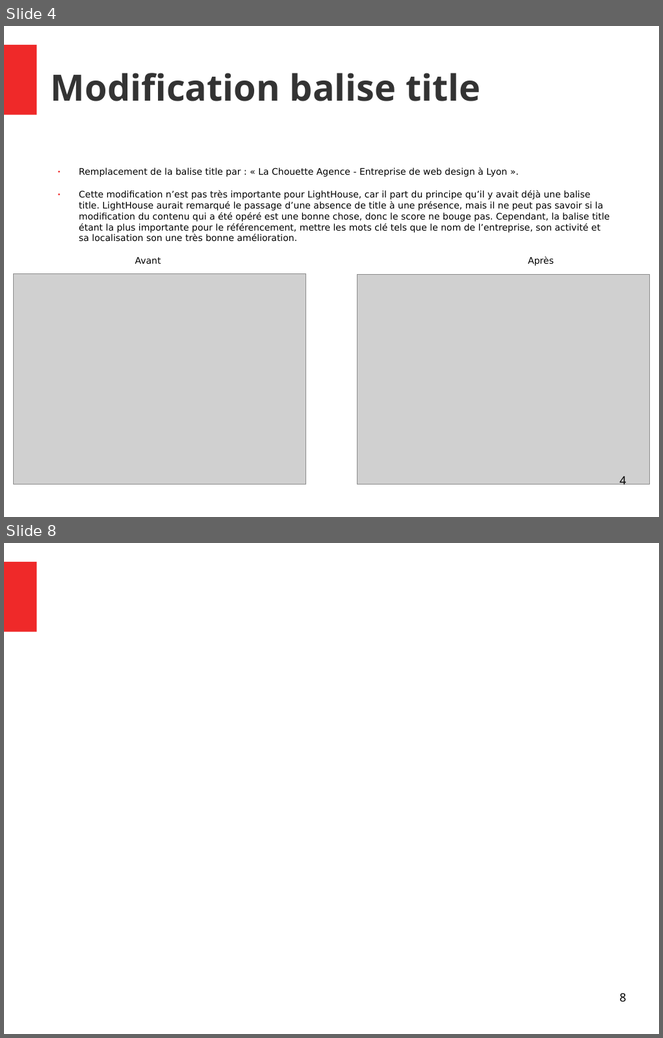
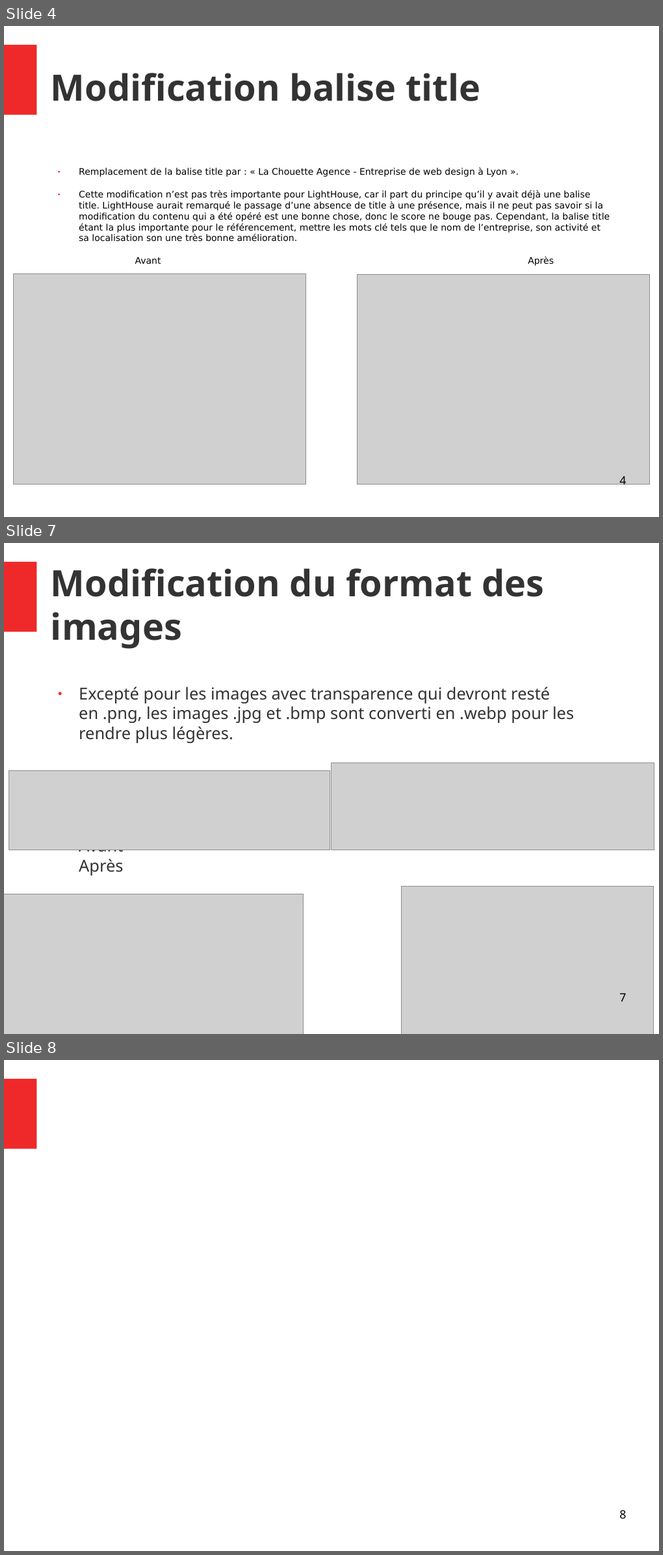
Before and after one commit to Vincent055681/VincentDiRaimondo_4_10052021, a slide deck: audit/Rapport.odp. Shown one above the other, each under a label of ours: slides 4 and 8 before the commit, slides 4, 7 and 8 after it; the slides between them are not shown. The pictures are 663x1038 and 663x1555 pixels, drawn with LibreOffice and Linux fonts; fonts in the diff are those of the drawing; grey boxes stand for pictures. Boxes give left, top, right and bottom in pixels: in the first picture for what was removed or moved away, otherwise in the second. Text is boxed around its words. In the diff, an @@ line names an element or a change of style, - is before the commit and + after.

```diff
--- a/audit/Rapport.odp
+++ b/audit/Rapport.odp
@@ slide 7 added at [4, 543, 659, 1034], background #FFFFFF; not listed: 1 template element that a slide beside it also shows @@
@@ title added at [51, 568, 544, 649], 44 pt, text #333333, bold @@
+Modification du format des images
@@ text added at [79, 687, 574, 876], 20 pt, text #333333 @@
+● Excepté pour les images avec transparence qui devront resté en .png, les images .jpg et .bmp sont converti en .webp pour les rendre plus légères.
+Avant Après
@@ picture added at [9, 771, 330, 850] @@
@@ picture added at [332, 763, 655, 850] @@
@@ picture added at [402, 887, 654, 1034] @@
@@ picture added at [4, 895, 304, 1034] @@
@@ page number added at [620, 993, 626, 1002], 14 pt, text #000000 @@
+7
```
Also in this commit, not shown: 4 slides changed, 1 slide removed, 4 other files.
